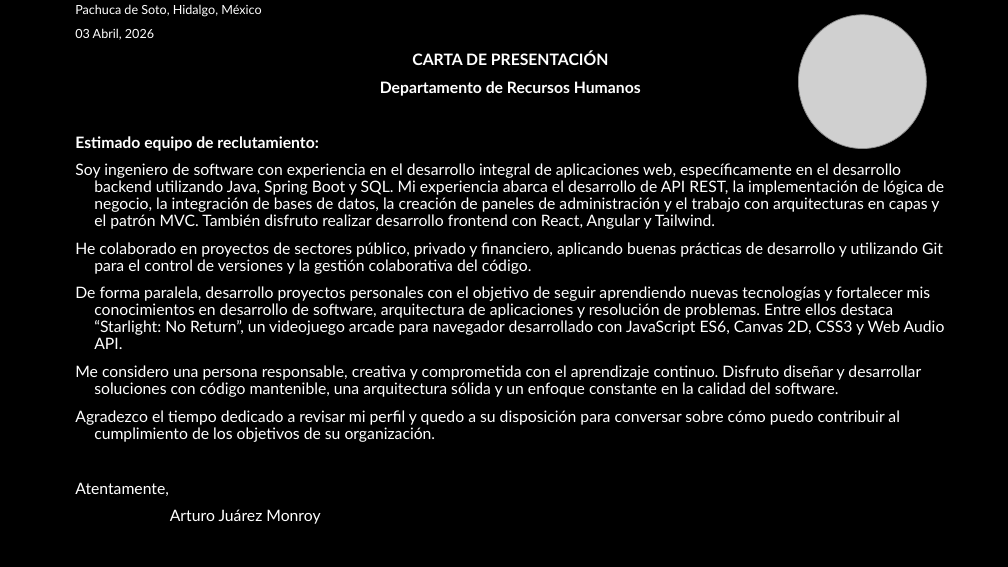
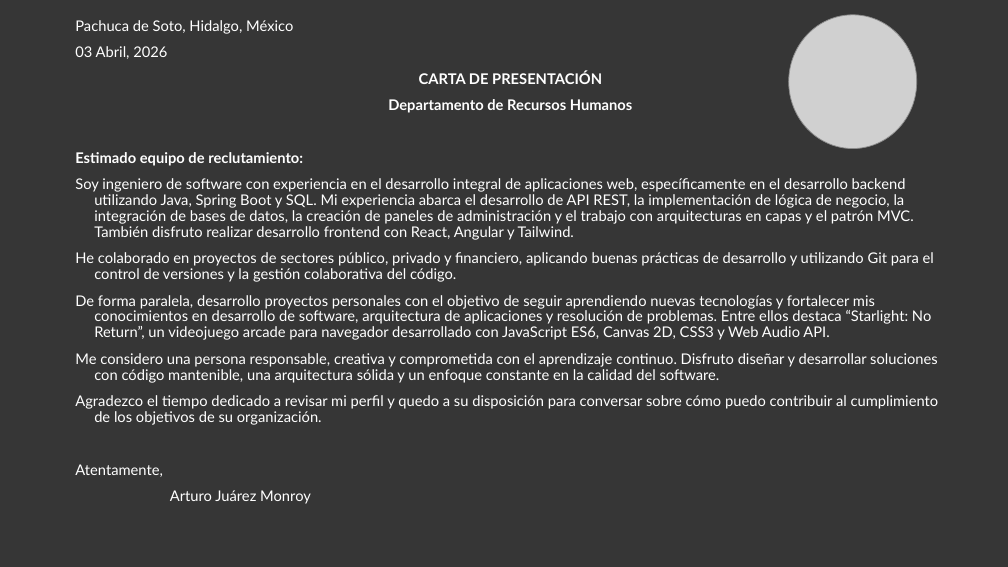
Before and after one commit to ArturoJM0A1/arturojmdev, a slide deck: slide 1 of public/Carta de Presentación.pptx. Drawn at 1008x567 pixels with LibreOffice and Linux fonts; fonts in the diff are those of the drawing; grey boxes stand for pictures; background and template pictures are left out. Boxes give left, top, right and bottom in pixels: in the first picture for what was removed or moved away, otherwise in the second. Text is boxed around its words. In the diff, an @@ line names an element or a change of style, - is before the commit and + after.

```diff
--- a/public/Carta de Presentación.pptx
+++ b/public/Carta de Presentación.pptx
@@ background picture (left out) to #363636 @@
@@ text "Pachuca de Soto, Hidalgo, México": place and size @@
-text "Pachuca de Soto, Hidalgo, México" at bbox=[75, 4, 945, 524]
+text "Pachuca de Soto, Hidalgo, México" at bbox=[75, 20, 939, 504]
@@ text "Pachuca de Soto, Hidalgo, México" at bbox=[75, 20, 939, 504]: size 12 to 14 pt in "Pachuca de Soto, Hidalgo, México", "03 Abril, 2026"; size 15 to 14 pt @@
@@ picture: place and size @@
-picture at bbox=[799, 15, 926, 149]
+picture at bbox=[789, 15, 917, 149]
```
Also in this commit, not shown: 7 other files.
